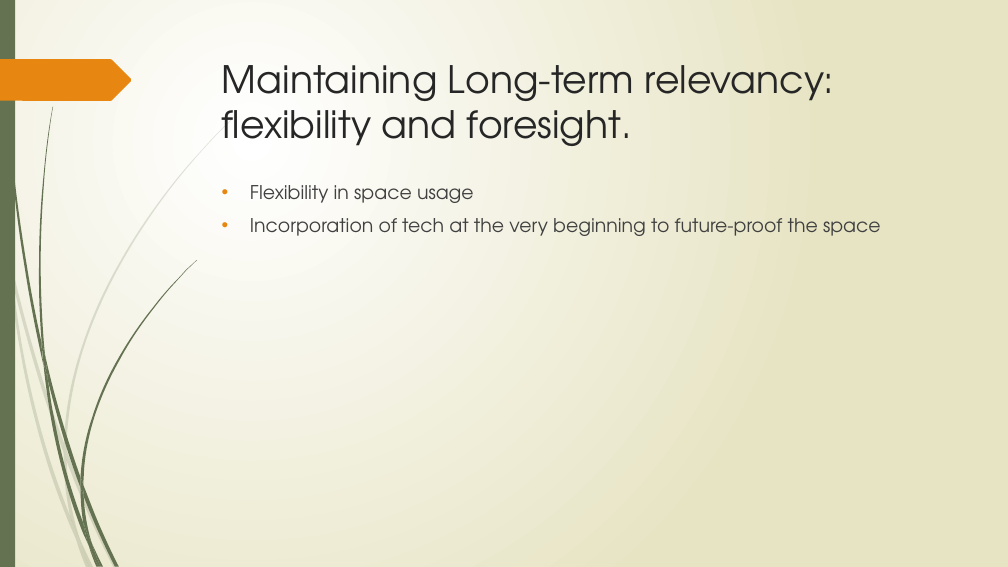
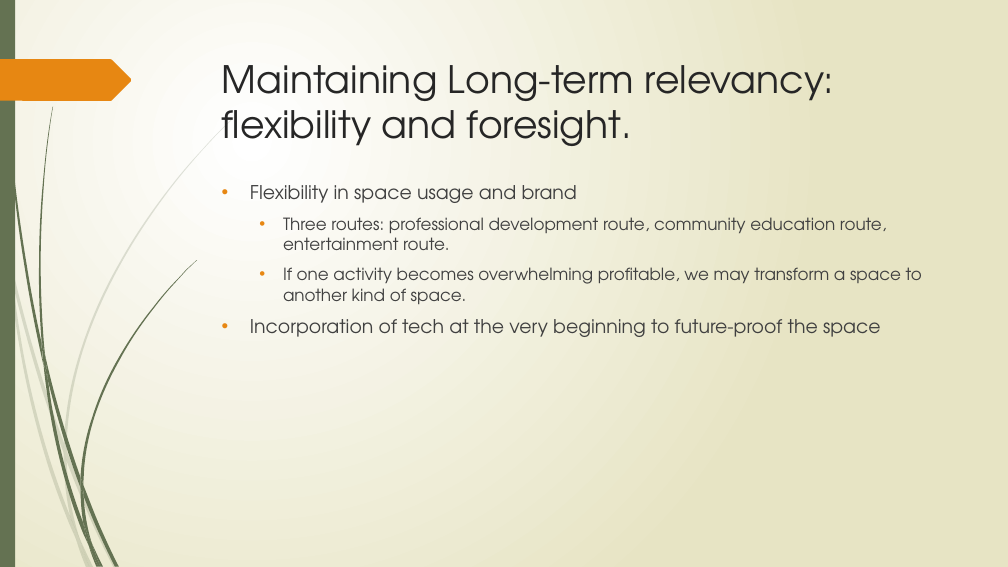
Before and after one commit to tieje/dogen, a slide deck: slide 15 of Presentation/SocialHub_FrancisT_06_23_2020.pptx (slide 12 before the commit). Drawn at 1008x567 pixels with LibreOffice and Linux fonts; fonts in the diff are those of the drawing. Boxes give left, top, right and bottom in pixels: in the first picture for what was removed or moved away, otherwise in the second. Text is boxed around its words. In the diff, an @@ line names an element or a change of style, - is before the commit and + after.

```diff
--- a/Presentation/SocialHub_FrancisT_06_23_2020.pptx
+++ b/Presentation/SocialHub_FrancisT_06_23_2020.pptx
@@ text at (250, 185, 922, 304): text changed; size 18 to 16 pt @@
-• Flexibility in space usage
+• Flexibility in space usage and brand
+  • Three routes: professional development route, community education route, entertainment route.
+  • If one activity becomes overwhelming profitable, we may transform a space to another kind of space.
```
Also in this commit, not shown: 13 other slides changed, 4 slides added, 2 slides removed, 5 other files.
